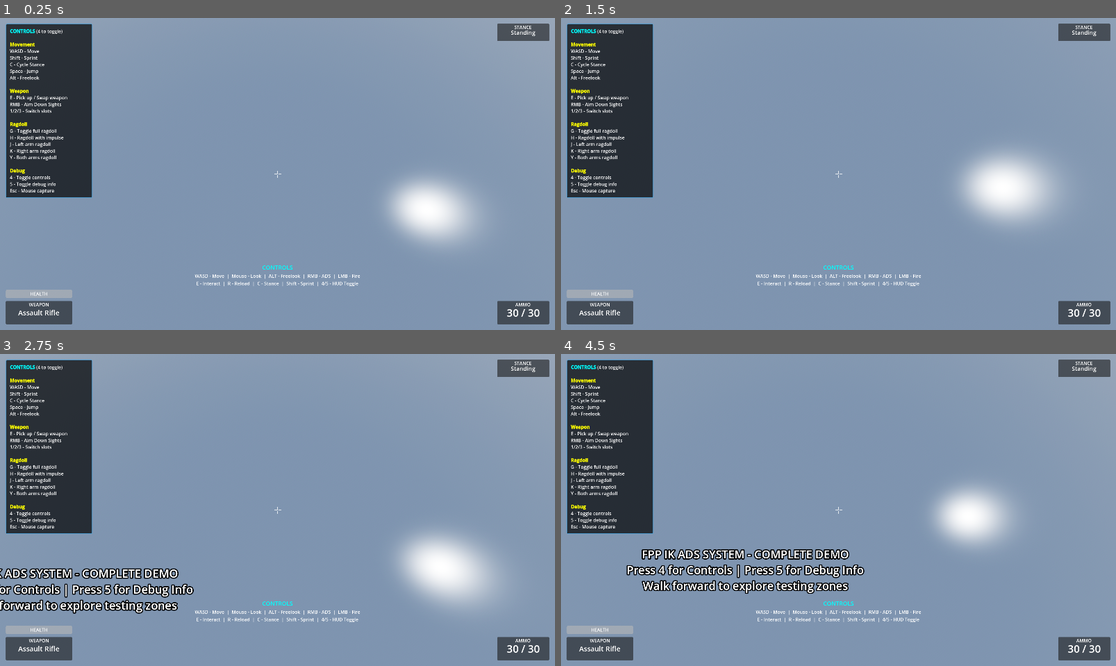
Above: before the commit, frames 1-4 (two rows, left to right).
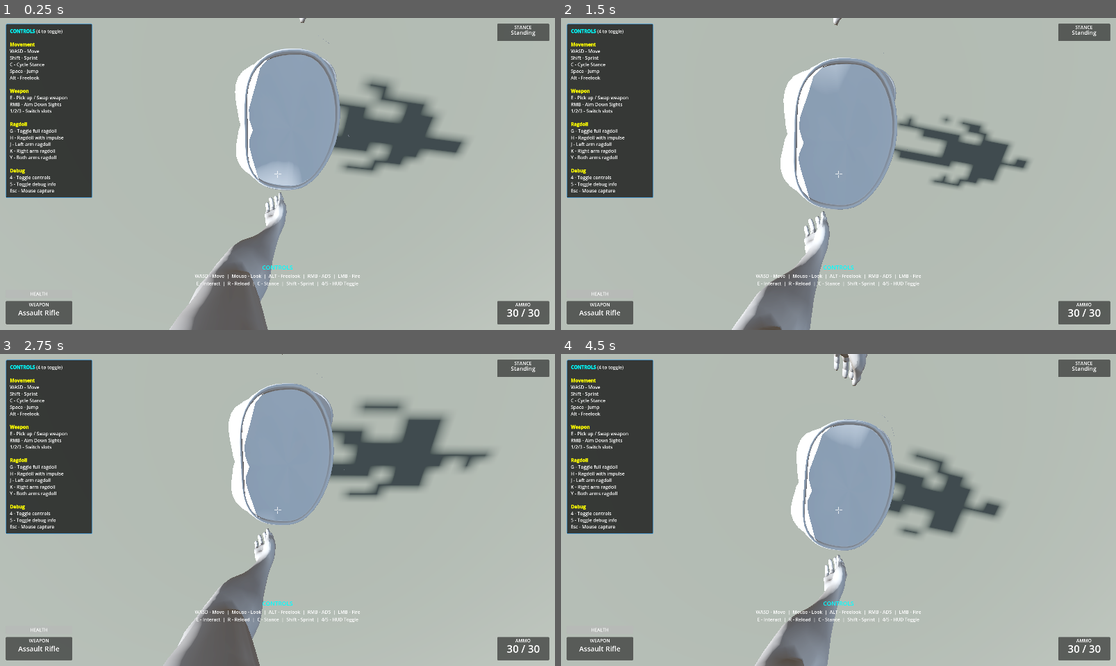
Above: after the commit, the same moments.

Repository: lmf-git/fpp-ik-ads
Game: Godot game, scene res://scenes/enhanced_demo.tscn
Same seed, same stepped clock (60 frames per second), same inputs: the game is played once before the commit and once after it.
Inputs (mouse positions are in pixels of both pictures, inside the frame that each line leads up to):
- Up to frame 1 (0.25 s): no input
- Up to frame 2 (1.5 s): tap Enter (ui_accept) at 0.5 s; move the mouse to (866, 174) at 0.52 s; hold Right mouse button (aim_down_sights) 0.53-1.28 s; hold W (move_forward) from 0.53 s (still down); click (866, 174) at 0.67 s; tap Space (jump) at 0.77 s; move the mouse to (810, 174) at 1.27 s; tap C (crouch) at 1.35 s
- Up to frame 3 (2.75 s): keep holding W (move_forward); tap Space (jump) at 1.52 s; move the mouse to (288, 503) at 2.02 s; press the mouse at (288, 503) at 2.03 s
- Up to frame 4 (4.5 s): keep holding W (move_forward); move the mouse to (832, 516) at 2.77 s; release the mouse at (832, 516) at 2.78 s; tap Alt (freelook) at 2.85 s; click (832, 516) at 2.92 s; tap Space (jump) at 3.02, 3.77 s; move the mouse to (877, 513) at 3.52 s; tap E (interact) at 3.6 s; move the mouse to (794, 506) at 4.27 s; tap Shift (sprint) at 4.35 s

The runs differ from the first frame. In frame 1, 82% of the frame differs, in the area x 0-100%, y 0-100%; in frame 2, 81%; in frame 3, 81%; in frame 4, 83%.

Commit message:
Fix FPS camera orientation, GDScript warnings, and component initialization
FPS Camera Fix:
- Rotated camera 180 degrees to face correct direction (was facing backward)
- Transform changed from (1,0,0,0,1,0,0,0,1) to (-1,0,0,0,1,0,0,0,-1)
- Adjusted position to (0,0,0.1) for proper head centering
- Camera now looks forward from head position instead of backward/upward

GDScript Warning Fixes:
- weapon_controller_component.gd: Prefixed unused _delta parameter
- weapon_controller_component.gd: Removed unused camera_forward variable
- character_controller_main.gd: Prefixed unused _old_weapon parameter
- All parameters now follow Godot convention (_prefix for unused)

Component Initialization Fixes:
- IKLocomotion: Auto-find skeleton from parent if not assigned
  * Searches for CharacterModel/RootNode/Skeleton3D
  * Gets character_body from parent automatically
  * Eliminates "No skeleton assigned!" error
- IKDebugController: Auto-find ik_locomotion from parent if not assigned
  * Searches for IKLocomotion sibling component
  * Eliminates "IKLocomotion not assigned!" error
- Components now self-initialize their required references
- Initialization order no longer matters

Result: Clean console output, proper camera view, all components initialized

Diff:
--- a/scenes/character_skeleton_player_refactored.tscn
+++ b/scenes/character_skeleton_player_refactored.tscn
@@ -49,7 +49,7 @@
 
 [node name="FPSCamera" type="Camera3D" parent="CharacterModel/RootNode/Skeleton3D/HeadAttachment"]
 unique_name_in_owner = true
-transform = Transform3D(1, 0, 0, 0, 1, 0, 0, 0, 1, 0, 0.15, -0.05)
+transform = Transform3D(-1, 0, 0, 0, 1, 0, 0, 0, -1, 0, 0, 0.1)
 
 [node name="InteractionRay" type="RayCast3D" parent="CharacterModel/RootNode/Skeleton3D/HeadAttachment/FPSCamera"]
 unique_name_in_owner = true
--- a/scripts/character_controller_main.gd
+++ b/scripts/character_controller_main.gd
@@ -276,7 +276,7 @@
 		print("Character: Prone state -> STOMACH")
 	# IK system will handle the transition automatically based on stance
 
-func _on_weapon_changed(new_weapon: Weapon, old_weapon: Weapon) -> void:
+func _on_weapon_changed(new_weapon: Weapon, _old_weapon: Weapon) -> void:
 	# Update current weapon reference
 	current_weapon = new_weapon
 	weapon_changed.emit(new_weapon)
--- a/scripts/components/ik_debug_controller_component.gd
+++ b/scripts/components/ik_debug_controller_component.gd
@@ -20,8 +20,14 @@
 var input_controller: InputControllerComponent = null
 
 func _ready() -> void:
+	# Get IKLocomotion reference from parent if not assigned
 	if not ik_locomotion:
-		push_error("IKDebugController: IKLocomotion not assigned!")
+		var parent = get_parent()
+		if parent:
+			ik_locomotion = parent.get_node_or_null("IKLocomotion")
+
+	if not ik_locomotion:
+		push_error("IKDebugController: IKLocomotion not found!")
 		return
 
 	# Cache input controller reference
--- a/scripts/components/weapon_controller_component.gd
+++ b/scripts/components/weapon_controller_component.gd
@@ -83,7 +83,7 @@
 
 	print("WeaponController: Created IK targets")
 
-func _process(delta: float) -> void:
+func _process(_delta: float) -> void:
 	if current_weapon:
 		_update_weapon_ik()
 		_apply_procedural_offsets()
@@ -240,7 +240,6 @@
 
 	# Position weapon so ADS target aligns with camera center
 	var camera_pos := fps_camera.global_position
-	var camera_forward := -fps_camera.global_transform.basis.z
 
 	# Calculate where weapon should be
 	var weapon_root := current_weapon.get_parent() as Node3D
--- a/scripts/ik_locomotion.gd
+++ b/scripts/ik_locomotion.gd
@@ -57,8 +57,17 @@
 var get_up_duration: float = 1.5
 
 func _ready():
+	# Get references from parent if not already assigned
 	if not skeleton:
-		print("IKLocomotion: No skeleton assigned!")
+		var parent = get_parent()
+		if parent:
+			skeleton = parent.get_node_or_null("CharacterModel/RootNode/Skeleton3D")
+
+	if not character_body:
+		character_body = get_parent() as CharacterBody3D
+
+	if not skeleton:
+		push_error("IKLocomotion: No skeleton found!")
 		return
 
 	_cache_bone_indices()
